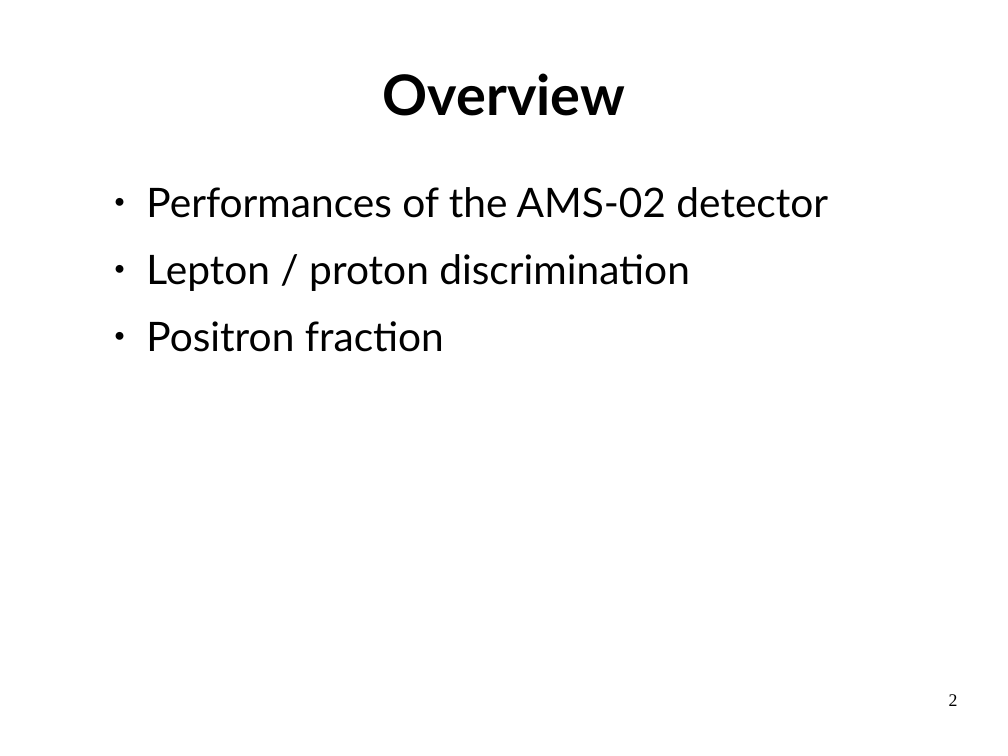
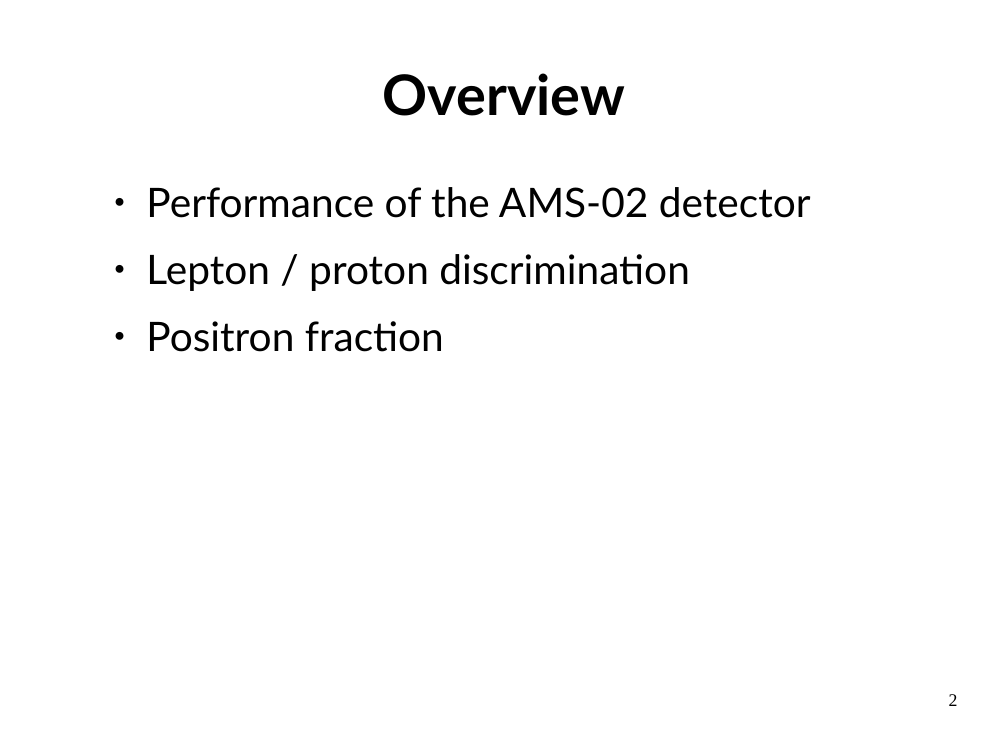
Before and after one commit to LBasara/LBasara.github.io, a slide deck: slide 2 of Defense.odp. Drawn at 1008x756 pixels with LibreOffice and Linux fonts; fonts in the diff are those of the drawing. Boxes give left, top, right and bottom in pixels: in the first picture for what was removed or moved away, otherwise in the second. Text is boxed around its words. In the diff, an @@ line names an element or a change of style, - is before the commit and + after.

```diff
--- a/Defense.odp
+++ b/Defense.odp
@@ text at bbox=[146, 187, 811, 218]: text changed @@
-● Performances of the AMS-02 detector
+● Performance of the AMS-02 detector
```
Also in this commit, not shown: 14 other slides changed, 4 slides added, 4 slides removed, 43 other files.
